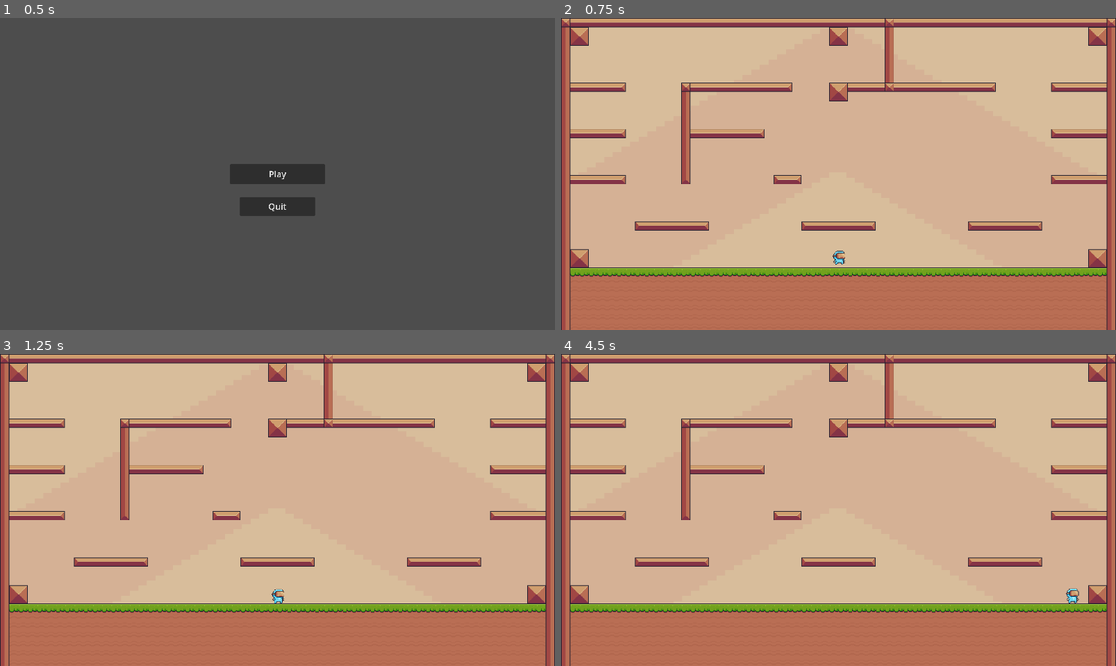
Above: before the commit, frames 1-4 (two rows, left to right).
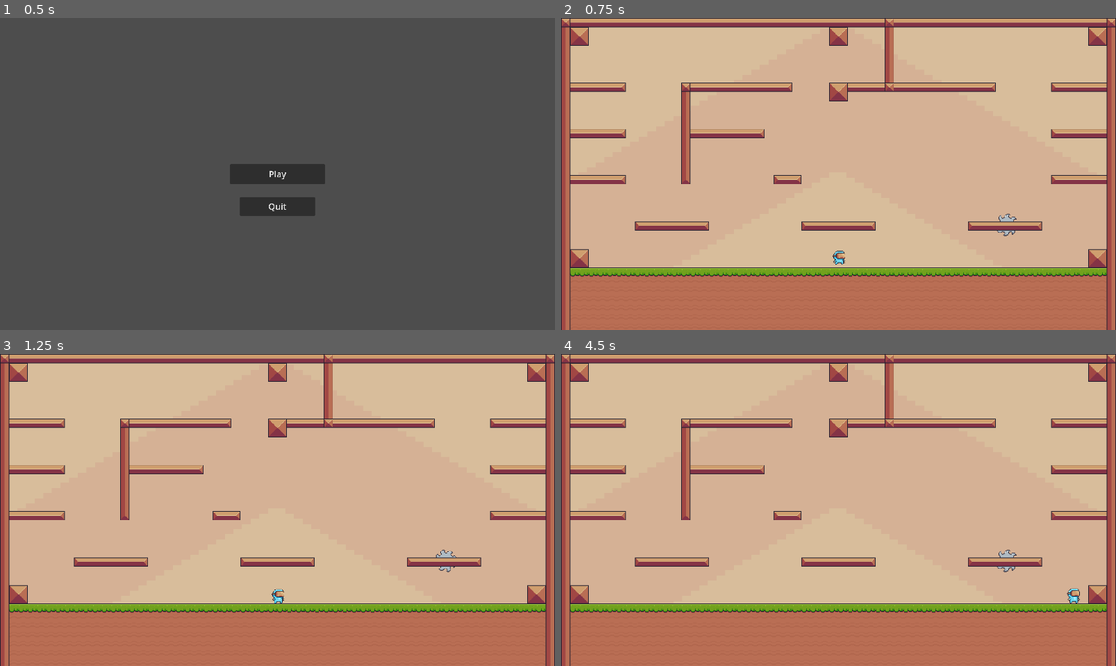
Above: after the commit, the same moments.

Repository: ChoulongTep/Adventure-2D-Godot
Game: Godot game, scene res://Scenes/main_menu_scene.tscn
The game is run twice, just before and just after one commit, with the same random seed, the same clock (stepped at 60 frames per second) and the same inputs.
Inputs:
- Up to frame 1 (0.5 s): no input
- Up to frame 2 (0.75 s): click "Play" at 0.5 s
- Up to frame 3 (1.25 s): no input
- Up to frame 4 (4.5 s): tap Enter at 1.25 s; hold D (Right) 1.28-2.78 s; tap Space (Jump) at 1.52, 2.27, 3.77 s; hold A (Left) 2.78-3.53 s; hold D (Right) from 3.53 s (still down)

Frame 1 is identical in both runs. In frame 2, less than 0.1% of the frame differs, in the area x 78-83%, y 62-70%; in frame 3, less than 0.1%; in frame 4, 0.2%, in the area x 78-94%, y 62-80%.

Commit message:
Add trap and learn some area2d detections

Diff:
--- /dev/null
+++ b/Scenes/Traps/trap_saw.tscn
@@ -0,0 +1,160 @@
+[gd_scene load_steps=17 format=3 uid="uid://b4i46ifq0sq6o"]
+
+[ext_resource type="Texture2D" uid="uid://c6rrbunwlhmmw" path="res://Assets/Pixal Adventure/Traps/Saw/On (38x38).png" id="1_mqcmw"]
+[ext_resource type="Script" path="res://Scripts/Traps/trap_saw.gd" id="1_pjqih"]
+
+[sub_resource type="AtlasTexture" id="AtlasTexture_kruve"]
+atlas = ExtResource("1_mqcmw")
+region = Rect2(0, 0, 38, 38)
+
+[sub_resource type="AtlasTexture" id="AtlasTexture_nqpft"]
+atlas = ExtResource("1_mqcmw")
+region = Rect2(38, 0, 38, 38)
+
+[sub_resource type="AtlasTexture" id="AtlasTexture_16vjb"]
+atlas = ExtResource("1_mqcmw")
+region = Rect2(76, 0, 38, 38)
+
+[sub_resource type="AtlasTexture" id="AtlasTexture_hass5"]
+atlas = ExtResource("1_mqcmw")
+region = Rect2(114, 0, 38, 38)
+
+[sub_resource type="AtlasTexture" id="AtlasTexture_sba3i"]
+atlas = ExtResource("1_mqcmw")
+region = Rect2(152, 0, 38, 38)
+
+[sub_resource type="AtlasTexture" id="AtlasTexture_phu00"]
+atlas = ExtResource("1_mqcmw")
+region = Rect2(190, 0, 38, 38)
+
+[sub_resource type="AtlasTexture" id="AtlasTexture_3wptr"]
+atlas = ExtResource("1_mqcmw")
+region = Rect2(228, 0, 38, 38)
+
+[sub_resource type="AtlasTexture" id="AtlasTexture_31wsp"]
+atlas = ExtResource("1_mqcmw")
+region = Rect2(266, 0, 38, 38)
+
+[sub_resource type="SpriteFrames" id="SpriteFrames_aj1sm"]
+animations = [{
+"frames": [{
+"duration": 1.0,
+"texture": SubResource("AtlasTexture_kruve")
+}, {
+"duration": 1.0,
+"texture": SubResource("AtlasTexture_nqpft")
+}, {
+"duration": 1.0,
+"texture": SubResource("AtlasTexture_16vjb")
+}, {
+"duration": 1.0,
+"texture": SubResource("AtlasTexture_hass5")
+}, {
+"duration": 1.0,
+"texture": SubResource("AtlasTexture_sba3i")
+}, {
+"duration": 1.0,
+"texture": SubResource("AtlasTexture_phu00")
+}, {
+"duration": 1.0,
+"texture": SubResource("AtlasTexture_3wptr")
+}, {
+"duration": 1.0,
+"texture": SubResource("AtlasTexture_31wsp")
+}],
+"loop": true,
+"name": &"default",
+"speed": 5.0
+}]
+
+[sub_resource type="AnimationRootNode" id="AnimationRootNode_h7yfn"]
+
+[sub_resource type="Animation" id="Animation_vqe7d"]
+resource_name = "Idle"
+length = 0.6
+loop_mode = 1
+tracks/0/type = "value"
+tracks/0/imported = false
+tracks/0/enabled = true
+tracks/0/path = NodePath("AnimatedSprite2D:animation")
+tracks/0/interp = 1
+tracks/0/loop_wrap = true
+tracks/0/keys = {
+"times": PackedFloat32Array(0),
+"transitions": PackedFloat32Array(1),
+"update": 1,
+"values": [&"default"]
+}
+tracks/1/type = "value"
+tracks/1/imported = false
+tracks/1/enabled = true
+tracks/1/path = NodePath("AnimatedSprite2D:frame")
+tracks/1/interp = 1
+tracks/1/loop_wrap = true
+tracks/1/keys = {
+"times": PackedFloat32Array(0, 0.1, 0.2, 0.3, 0.4, 0.5),
+"transitions": PackedFloat32Array(1, 1, 1, 1, 1, 1),
+"update": 1,
+"values": [0, 1, 2, 3, 6, 7]
+}
+
+[sub_resource type="Animation" id="Animation_yd5jv"]
+length = 0.001
+tracks/0/type = "value"
+tracks/0/imported = false
+tracks/0/enabled = true
+tracks/0/path = NodePath("AnimatedSprite2D:animation")
+tracks/0/interp = 1
+tracks/0/loop_wrap = true
+tracks/0/keys = {
+"times": PackedFloat32Array(0),
+"transitions": PackedFloat32Array(1),
+"update": 1,
+"values": [&"default"]
+}
+tracks/1/type = "value"
+tracks/1/imported = false
+tracks/1/enabled = true
+tracks/1/path = NodePath("AnimatedSprite2D:frame")
+tracks/1/interp = 1
+tracks/1/loop_wrap = true
+tracks/1/keys = {
+"times": PackedFloat32Array(0),
+"transitions": PackedFloat32Array(1),
+"update": 1,
+"values": [0]
+}
+
+[sub_resource type="AnimationLibrary" id="AnimationLibrary_pnr88"]
+_data = {
+"Idle": SubResource("Animation_vqe7d"),
+"RESET": SubResource("Animation_yd5jv")
+}
+
+[sub_resource type="CircleShape2D" id="CircleShape2D_bupy5"]
+radius = 17.0294
+
+[node name="Trap - Saw" type="Node2D"]
+script = ExtResource("1_pjqih")
+
+[node name="AnimatedSprite2D" type="AnimatedSprite2D" parent="."]
+sprite_frames = SubResource("SpriteFrames_aj1sm")
+
+[node name="AnimationTree" type="AnimationTree" parent="."]
+tree_root = SubResource("AnimationRootNode_h7yfn")
+anim_player = NodePath("../AnimationPlayer")
+
+[node name="AnimationPlayer" type="AnimationPlayer" parent="."]
+autoplay = "Idle"
+speed_scale = 1.5
+libraries = {
+"": SubResource("AnimationLibrary_pnr88")
+}
+
+[node name="Area2D" type="Area2D" parent="." groups=["Trap_Saw"]]
+
+[node name="CollisionShape2D" type="CollisionShape2D" parent="Area2D"]
+shape = SubResource("CircleShape2D_bupy5")
+
+[connection signal="area_entered" from="Area2D" to="." method="_on_area_2d_area_entered"]
+[connection signal="body_entered" from="Area2D" to="." method="_on_area_2d_body_entered"]
--- a/Scenes/player.tscn
+++ b/Scenes/player.tscn
@@ -6,6 +6,10 @@
 [ext_resource type="Texture2D" uid="uid://bvw71igyrmu5t" path="res://Assets/Pixal Adventure/Main Characters/Virtual Guy/Hit (32x32).png" id="2_10ve4"]
 [ext_resource type="Texture2D" uid="uid://b5bd8wb52xbhu" path="res://Assets/Pixal Adventure/Main Characters/Virtual Guy/Jump (32x32).png" id="4_nqi8u"]
 [ext_resource type="Texture2D" uid="uid://cu04xixxor1vo" path="res://Assets/Pixal Adventure/Main Characters/Virtual Guy/Run (32x32).png" id="5_kor0d"]
+
+[sub_resource type="CapsuleShape2D" id="CapsuleShape2D_ruh8f"]
+radius = 9.0
+height = 24.0
 
 [sub_resource type="AtlasTexture" id="AtlasTexture_bhtv2"]
 atlas = ExtResource("2_10ve4")
@@ -250,9 +254,6 @@
 "name": &"Walk",
 "speed": 25.0
 }]
-
-[sub_resource type="CapsuleShape2D" id="CapsuleShape2D_fcsn0"]
-height = 24.0
 
 [sub_resource type="AnimationRootNode" id="AnimationRootNode_clwhp"]
 
@@ -439,17 +440,21 @@
 "Walk": SubResource("Animation_mnx86")
 }
 
+[sub_resource type="CapsuleShape2D" id="CapsuleShape2D_swbj7"]
+radius = 9.0
+height = 24.0
+
 [node name="Player" type="CharacterBody2D"]
 script = ExtResource("1_cl2kq")
+
+[node name="CollisionShape2D" type="CollisionShape2D" parent="."]
+position = Vector2(0, 4)
+shape = SubResource("CapsuleShape2D_ruh8f")
 
 [node name="AnimatedSprite2D" type="AnimatedSprite2D" parent="."]
 sprite_frames = SubResource("SpriteFrames_ry52l")
 animation = &"Idle"
 frame = 1
-
-[node name="CollisionShape2D" type="CollisionShape2D" parent="."]
-position = Vector2(1, 4)
-shape = SubResource("CapsuleShape2D_fcsn0")
 
 [node name="AnimationTree" type="AnimationTree" parent="."]
 tree_root = SubResource("AnimationRootNode_clwhp")
@@ -468,3 +473,11 @@
 limit_top = -328
 limit_right = 480
 limit_bottom = 195
+
+[node name="Area2D" type="Area2D" parent="." groups=["Player"]]
+position = Vector2(0, 4)
+
+[node name="CollisionShape2D" type="CollisionShape2D" parent="Area2D"]
+shape = SubResource("CapsuleShape2D_swbj7")
+
+[connection signal="body_entered" from="Area2D" to="." method="_on_area_2d_body_entered"]
--- a/Scenes/world_1.tscn
+++ b/Scenes/world_1.tscn
@@ -1,8 +1,9 @@
-[gd_scene load_steps=6 format=3 uid="uid://w3c2tw2rxpp7"]
+[gd_scene load_steps=7 format=3 uid="uid://w3c2tw2rxpp7"]
 
 [ext_resource type="PackedScene" uid="uid://bi3cb6c3xneeg" path="res://Scenes/player.tscn" id="1_4fidr"]
 [ext_resource type="Texture2D" uid="uid://balbxtxsncfxd" path="res://Assets/Pixal Adventure/Terrain/Terrain (16x16).png" id="2_3cpg1"]
 [ext_resource type="Texture2D" uid="uid://bep801xu3top5" path="res://Assets/Pixal Adventure/Background/Brown.png" id="3_0ohgv"]
+[ext_resource type="PackedScene" uid="uid://b4i46ifq0sq6o" path="res://Scenes/Traps/trap_saw.tscn" id="4_lq2u0"]
 
 [sub_resource type="TileSetAtlasSource" id="TileSetAtlasSource_o5wqu"]
 texture = ExtResource("2_3cpg1")
@@ -556,3 +557,7 @@
 scale = Vector2(14.9531, 8.89063)
 texture = ExtResource("3_0ohgv")
 metadata/_edit_lock_ = true
+
+[node name="Trap - Saw" parent="." instance=ExtResource("4_lq2u0")]
+z_index = -1
+position = Vector2(291, 30)
--- /dev/null
+++ b/Scripts/Traps/trap_saw.gd
@@ -0,0 +1,6 @@
+extends Node2D
+
+
+func _on_area_2d_area_entered(area):
+	if area.is_in_group("Player"):
+		print("Hit Player")
--- a/Scripts/player_movement.gd
+++ b/Scripts/player_movement.gd
@@ -44,3 +44,8 @@
 		Animator.play("Fall")
 
 	move_and_slide()
+
+
+func _on_area_2d_body_entered(body):
+	if body.is_in_group("Trap_Saw"):
+		print("Enemy")
Not shown: 1 places in Scenes/player.tscn that only renumber resources
